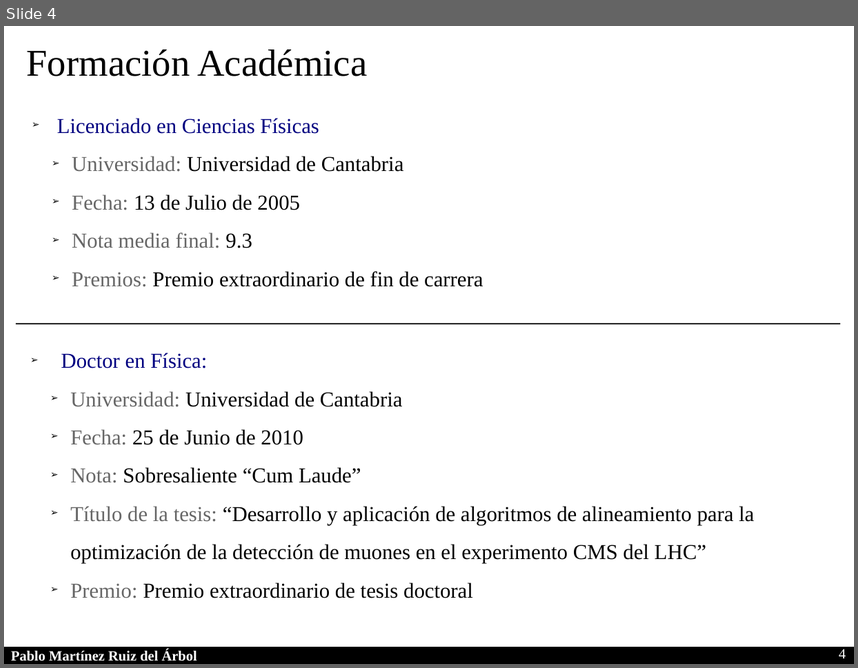
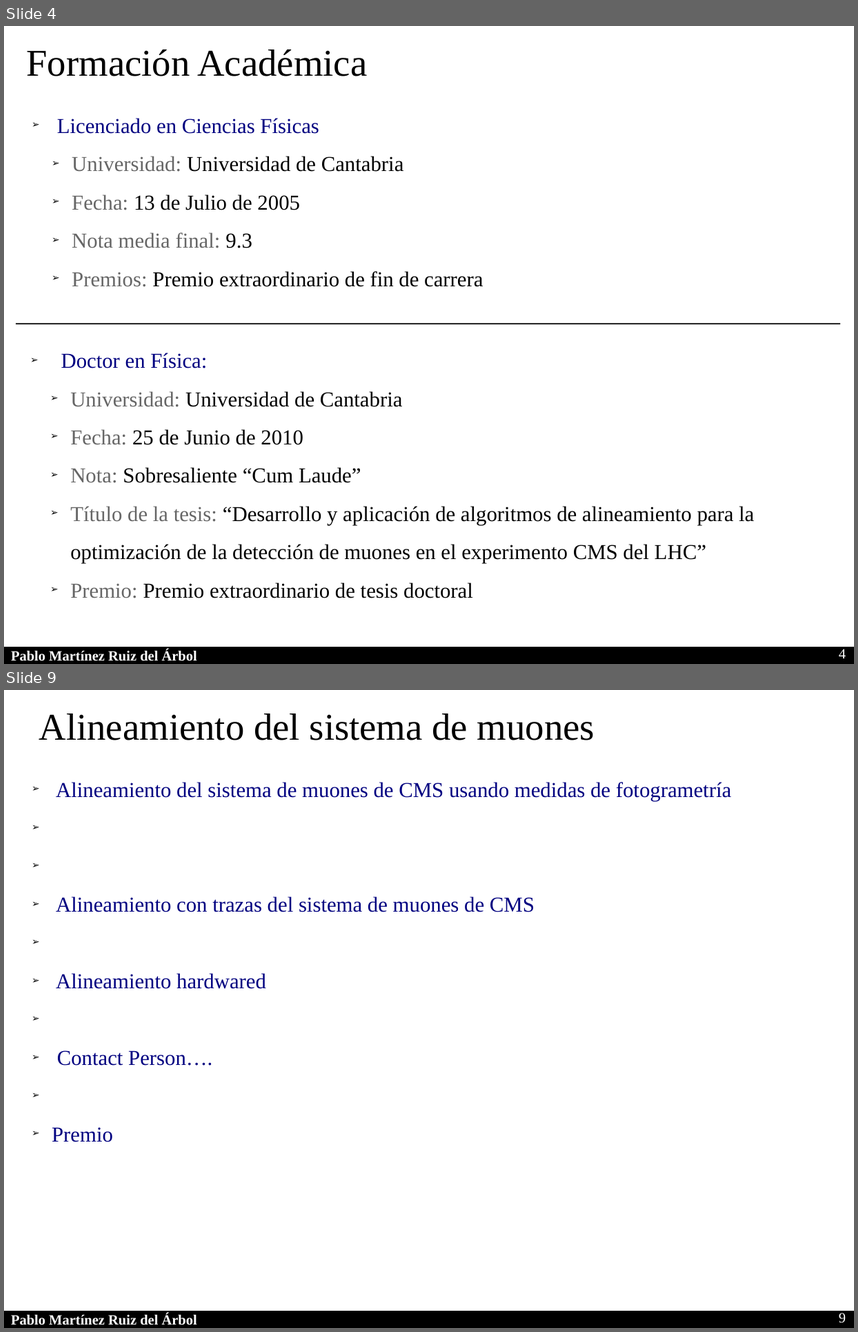
Before and after one commit to parbol/Plaza, a slide deck: Presentacion/Presentacion.odp. Shown one above the other, each under a label of ours: slide 4 before the commit, slides 4 and 9 after it; the slides between them are not shown. The pictures are 858x668 and 858x1332 pixels, drawn with LibreOffice and Linux fonts; fonts in the diff are those of the drawing. Boxes give left, top, right and bottom in pixels: in the first picture for what was removed or moved away, otherwise in the second. Text is boxed around its words. In the diff, an @@ line names an element or a change of style, - is before the commit and + after.

```diff
--- a/Presentacion/Presentacion.odp
+++ b/Presentacion/Presentacion.odp
@@ slide 9 added at [4, 690, 854, 1328], background #FFFFFF; not listed: 2 template elements that a slide beside it also shows @@
@@ text added at [39, 713, 595, 740], 32 pt, text #000000 @@
+Alineamiento del sistema de muones
@@ text added at [52, 782, 731, 1142], 18 pt, text #000080 @@
+➢ Alineamiento del sistema de muones de CMS usando medidas de fotogrametría
+➢ Alineamiento con trazas del sistema de muones de CMS
+➢ Alineamiento hardwared
+➢ Contact Person….
+➢ Premio
@@ page number added at [839, 1312, 846, 1323], 12 pt, text #FFFFFF @@
+9
```
Also in this commit, not shown: 1 slide changed, 5 other slides added.
